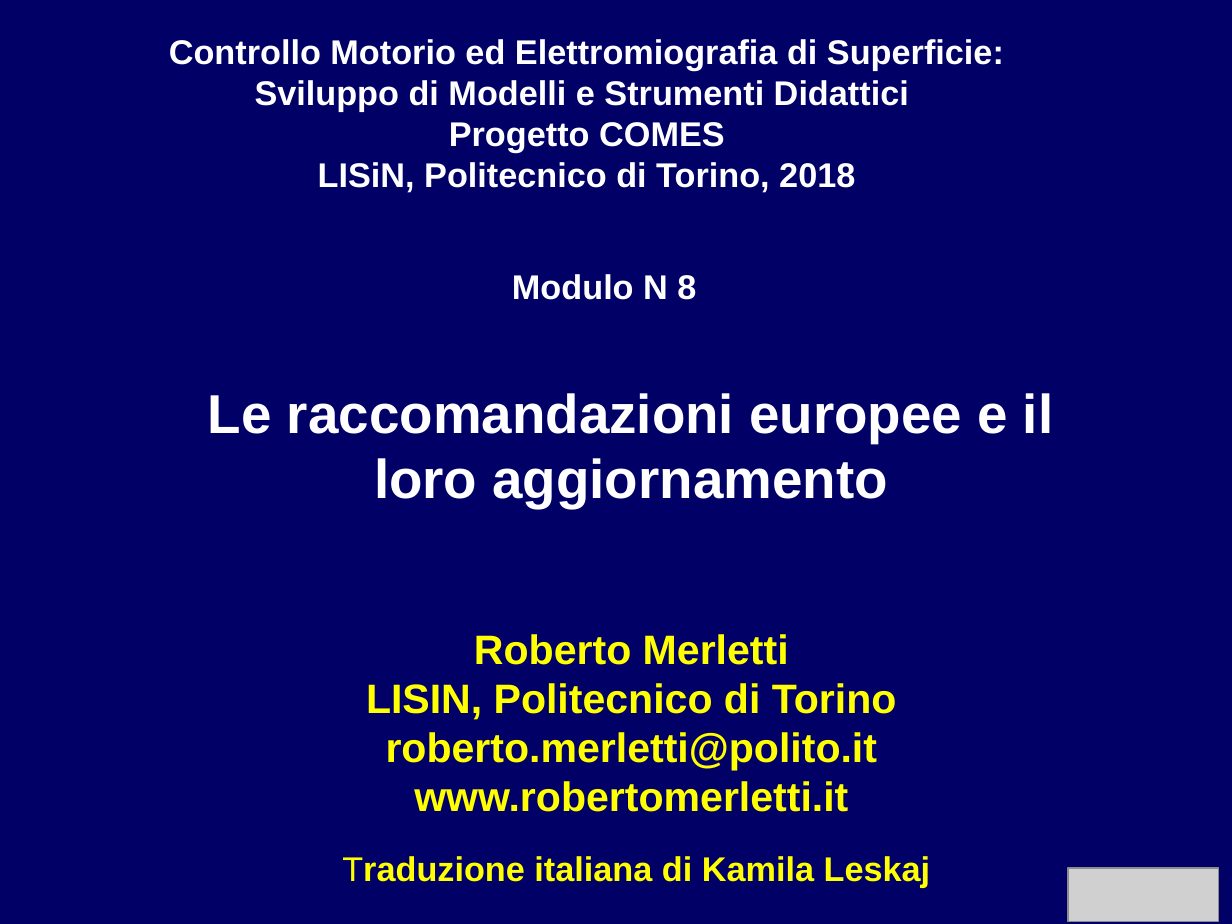
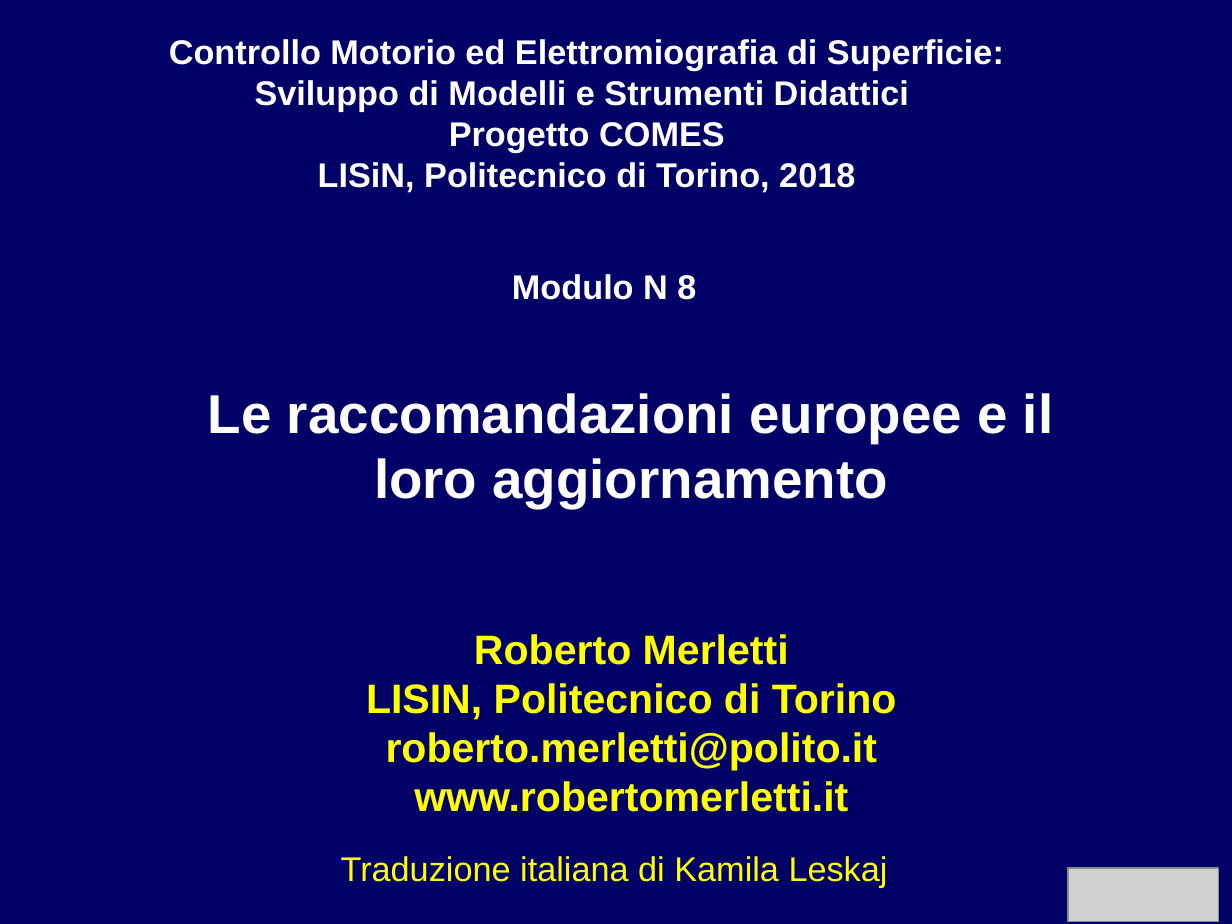
Before and after one commit to rmerletti/rmerletti.github.io, a slide deck: slide 1 of assets/pptx/it_mod08_raccomandazioni_europee.ppsx. Drawn at 1232x924 pixels with LibreOffice and Linux fonts; fonts in the diff are those of the drawing; grey boxes stand for pictures. Boxes give left, top, right and bottom in pixels: in the first picture for what was removed or moved away, otherwise in the second. Text is boxed around its words. In the diff, an @@ line names an element or a change of style, - is before the commit and + after.

```diff
--- a/assets/pptx/it_mod08_raccomandazioni_europee.ppsx
+++ b/assets/pptx/it_mod08_raccomandazioni_europee.ppsx
@@ text "Traduzione italiana di Kamila Leskaj" at box(341, 856, 888, 887): bold off @@
```
Also in this commit, not shown: 5 other slides changed, 1 slide added, 8 other files.
